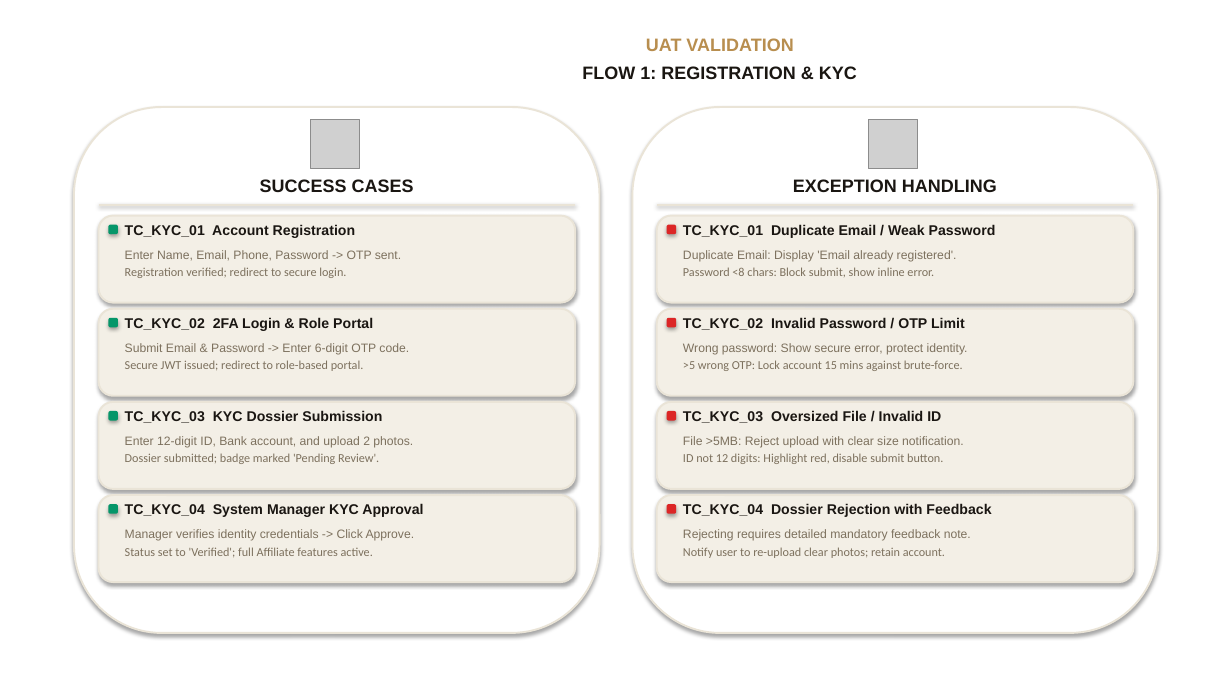
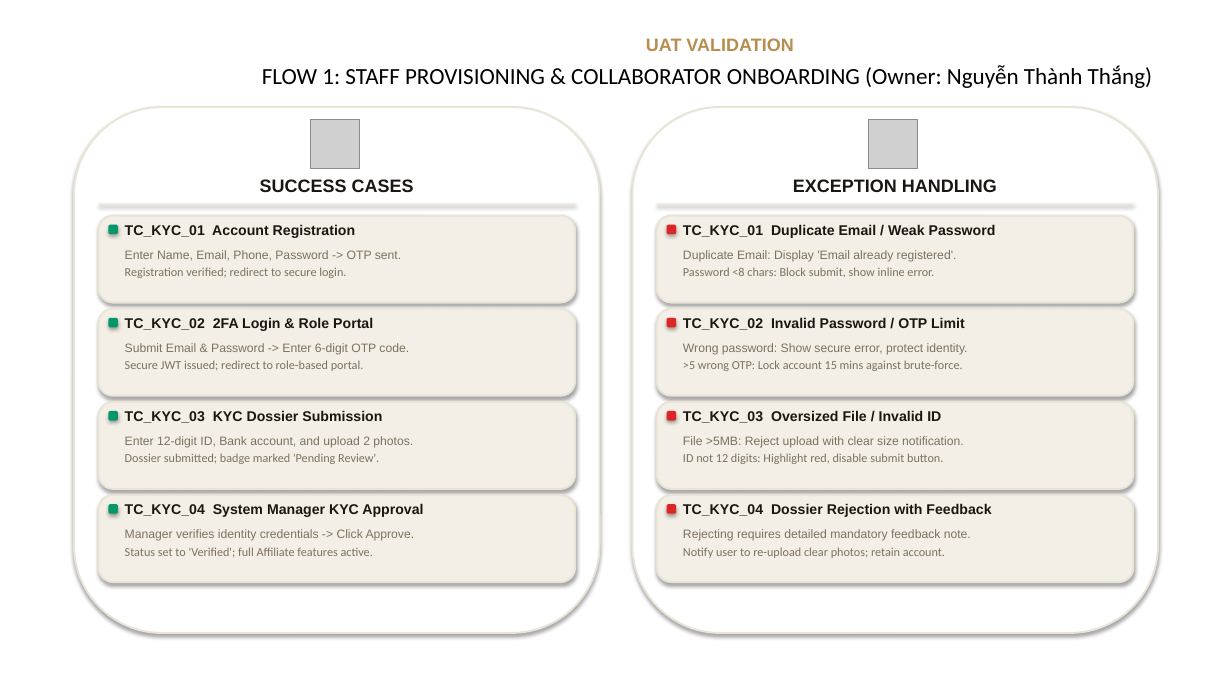
Before and after one commit to thang-nt25/SCANMS-project-capstone-fall26, a slide deck: slide 7 of docs/review 2/FA26SE032_R2_Slide.pptx. Drawn at 1232x693 pixels with LibreOffice and Linux fonts; fonts in the diff are those of the drawing; grey boxes stand for pictures; background and template pictures are left out. Boxes give left, top, right and bottom in pixels: in the first picture for what was removed or moved away, otherwise in the second. Text is boxed around its words. In the diff, an @@ line names an element or a change of style, - is before the commit and + after.

```diff
--- a/docs/review 2/FA26SE032_R2_Slide.pptx
+++ b/docs/review 2/FA26SE032_R2_Slide.pptx
@@ text at (x1=262, y1=65, x2=1152, y2=88): text changed; size 14 to 18 pt; font Arial to Calibri; text colour #1A1612 to #000000; bold off @@
-FLOW 1: REGISTRATION & KYC
+FLOW 1: STAFF PROVISIONING & COLLABORATOR ONBOARDING (Owner: Nguyễn Thành Thắng)
```
Also in this commit, not shown: 10 other slides changed, 26 other files.
